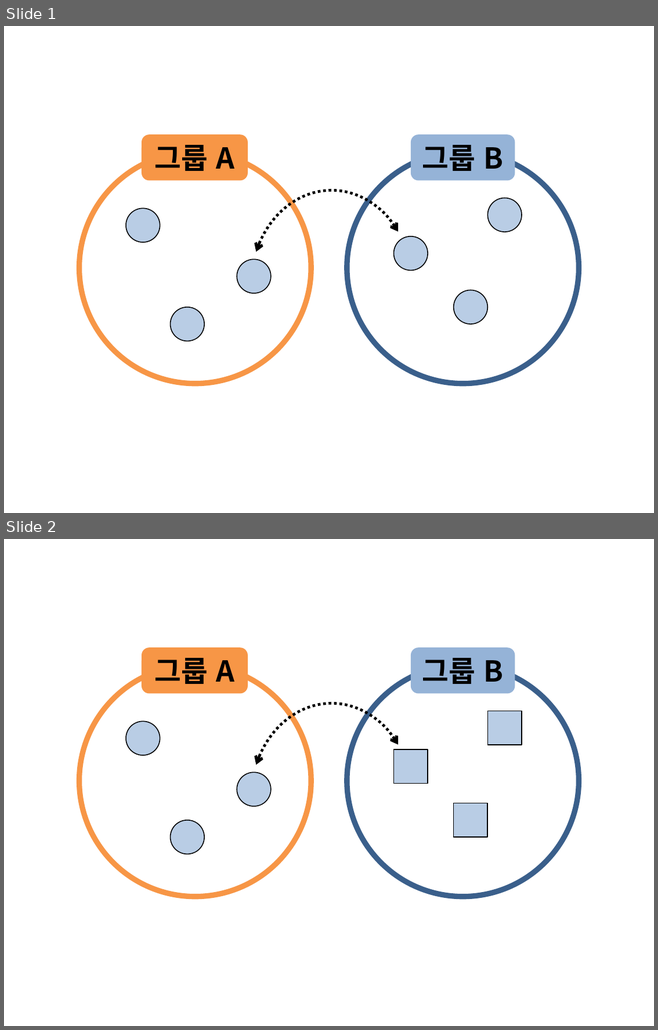
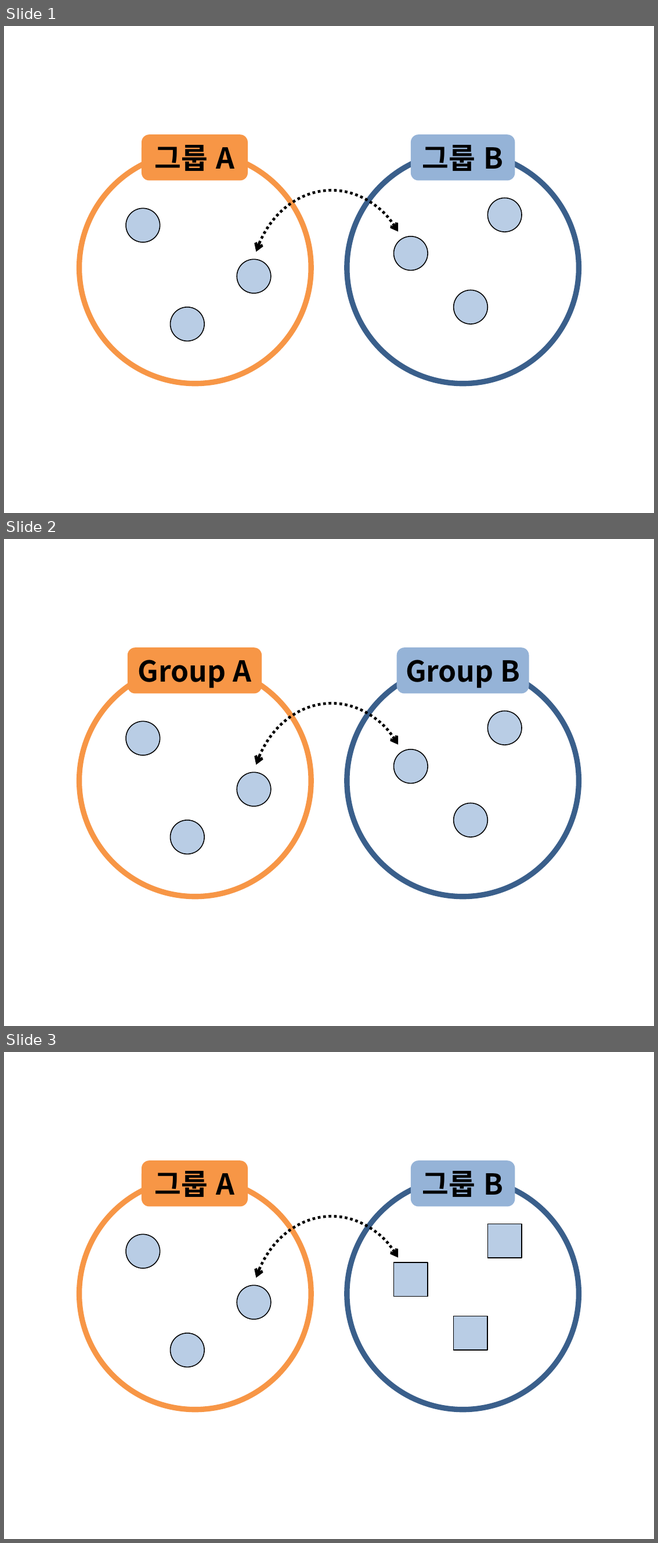
Before and after one commit to answeredbyablemind/answeredbyablemind.github.io, a slide deck: pics/2021-10-28-permutation_test/pics.pptx. Shown one above the other, each under a label of ours: slides 1 and 2 before the commit, slides 1, 2 and 3 after it. The pictures are 658x1030 and 658x1543 pixels, drawn with LibreOffice and Linux fonts; fonts in the diff are those of the drawing. Boxes give left, top, right and bottom in pixels: in the first picture for what was removed or moved away, otherwise in the second. Text is boxed around its words. In the diff, an @@ line names an element or a change of style, - is before the commit and + after.

```diff
--- a/pics/2021-10-28-permutation_test/pics.pptx
+++ b/pics/2021-10-28-permutation_test/pics.pptx
@@ slide 2 added at <box>4,539,654,1026</box>, background #FFFFFF @@
@@ rounded rectangle added at <box>128,647,262,694</box>, fill #F79646, 32 pt, text #000000, bold @@
+Group A
@@ rounded rectangle added at <box>396,647,528,694</box>, fill #95B3D7, 32 pt, text #000000, bold @@
+Group B
@@ ellipse added at <box>79,665,311,897</box>, outline #F79646 6 pt @@
@@ ellipse added at <box>347,665,579,897</box>, outline #3A5F8C 6 pt @@
@@ arc (boxed as its full ellipse) added at <box>250,703,412,897</box>, outline #000000 3 pt dashed @@
@@ ellipse added at <box>487,711,521,745</box>, fill #B9CDE5, outline #000000 1 pt @@
@@ ellipse added at <box>126,722,160,755</box>, fill #B9CDE5, outline #000000 1 pt @@
@@ ellipse added at <box>394,750,427,783</box>, fill #B9CDE5, outline #000000 1 pt @@
@@ ellipse added at <box>237,772,270,806</box>, fill #B9CDE5, outline #000000 1 pt @@
@@ ellipse added at <box>453,803,487,837</box>, fill #B9CDE5, outline #000000 1 pt @@
@@ ellipse added at <box>170,820,204,854</box>, fill #B9CDE5, outline #000000 1 pt @@
@@ what was slide 2 is now slide 3 @@
```
Also in this commit, not shown: 5 other slides added, 15 other files.
